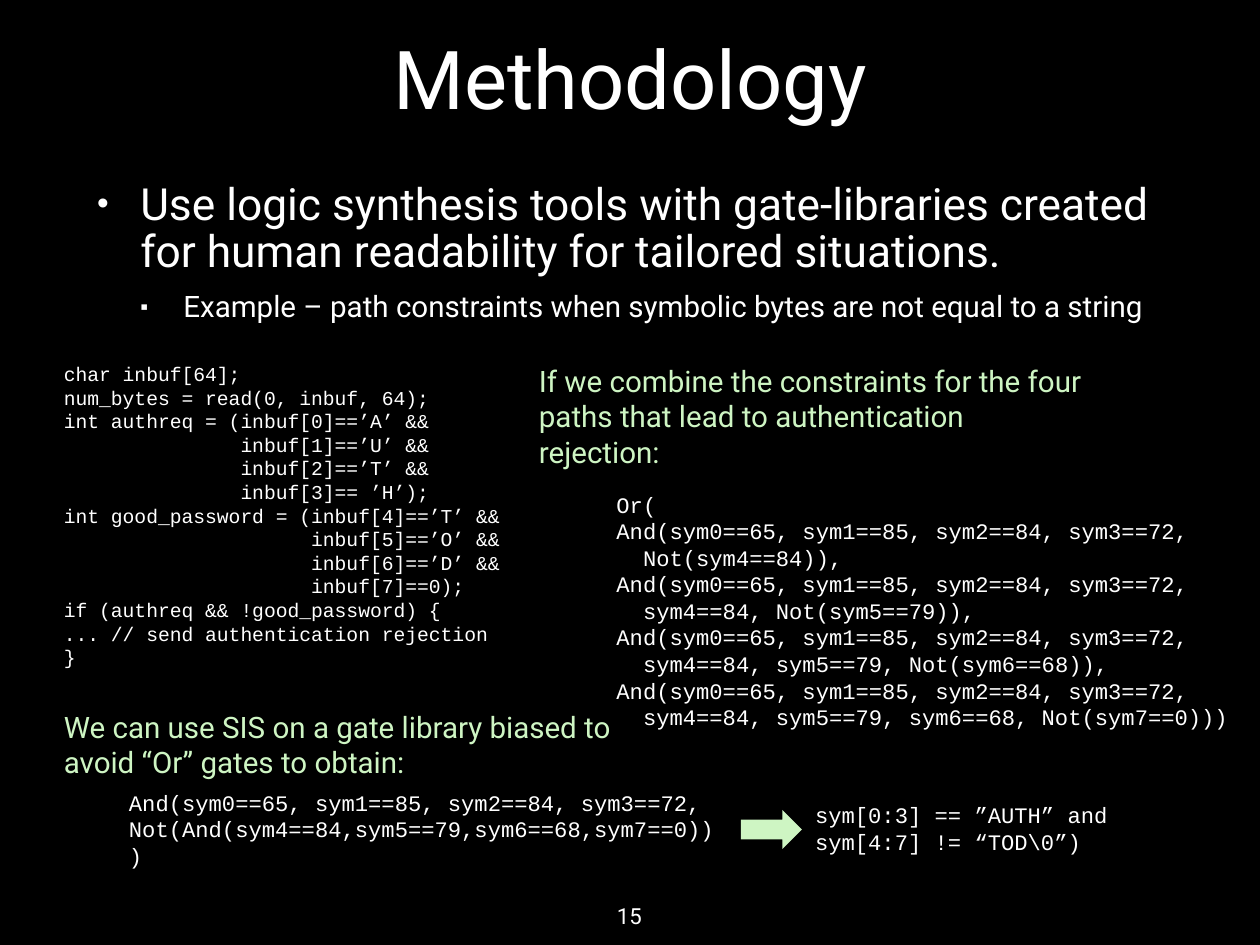
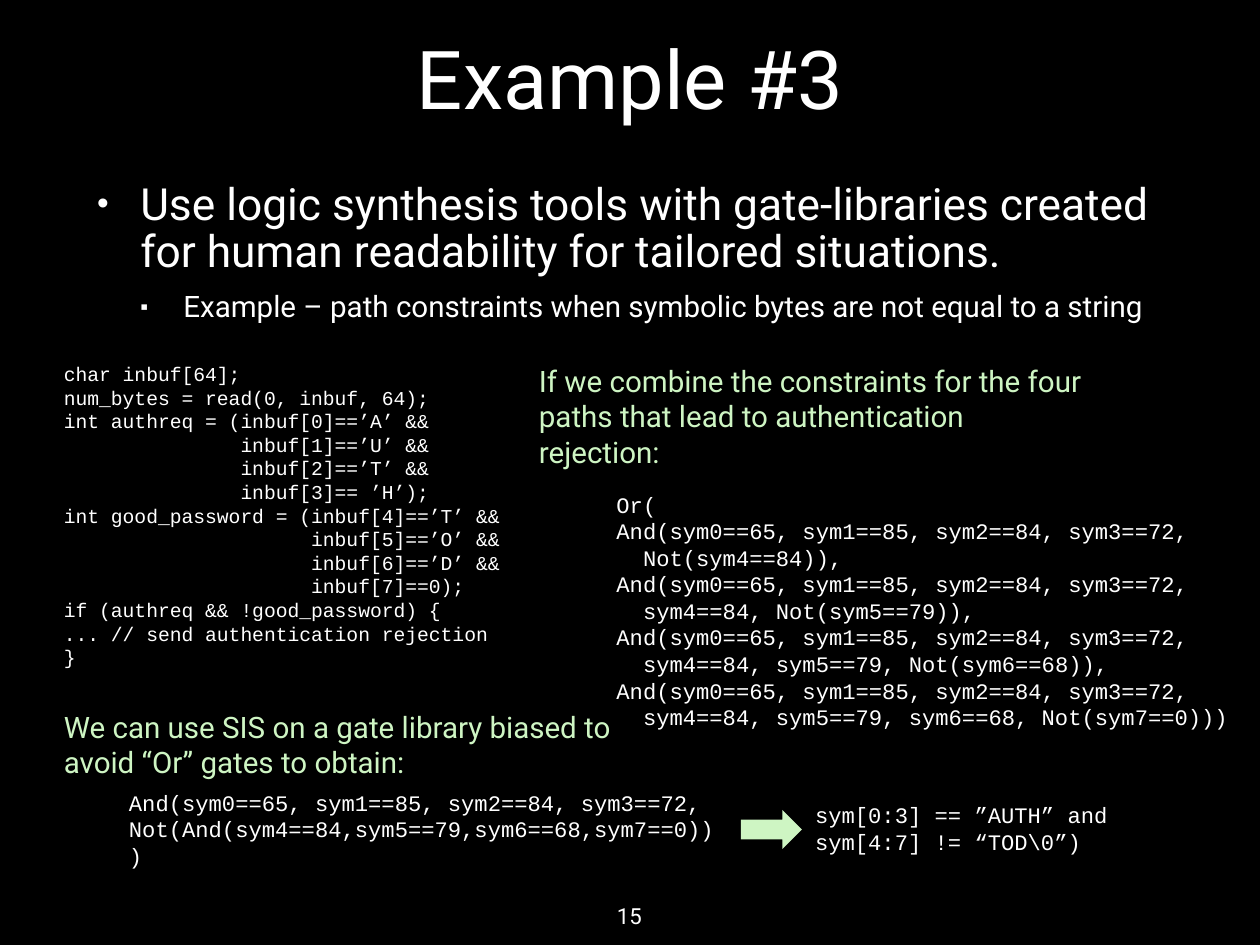
Before and after one commit to TodAmon/BAR2020, a slide deck: slide 15 of bar2020-presentation.pptx. Drawn at 1260x945 pixels with LibreOffice and Linux fonts; fonts in the diff are those of the drawing. Boxes give left, top, right and bottom in pixels: in the first picture for what was removed or moved away, otherwise in the second. Text is boxed around its words. In the diff, an @@ line names an element or a change of style, - is before the commit and + after.

```diff
--- a/bar2020-presentation.pptx
+++ b/bar2020-presentation.pptx
@@ title at (x1=417, y1=48, x2=843, y2=126): text changed @@
-Methodology
+Example #3
```
Also in this commit, not shown: 1 other file.
